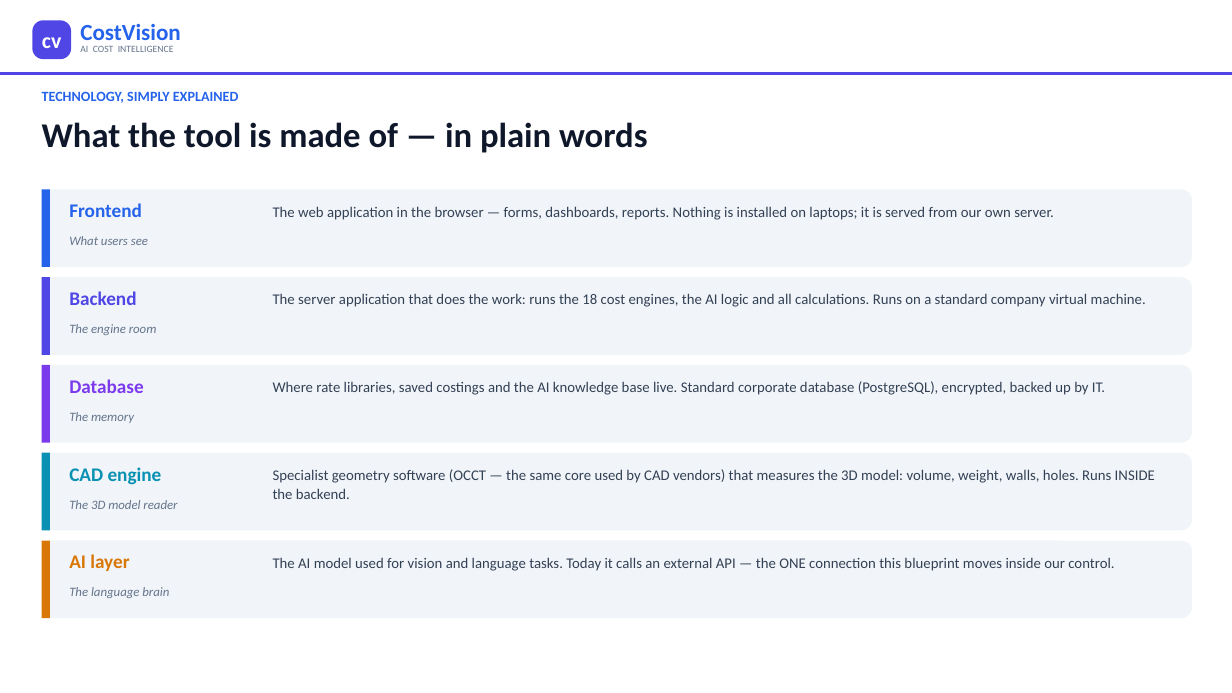
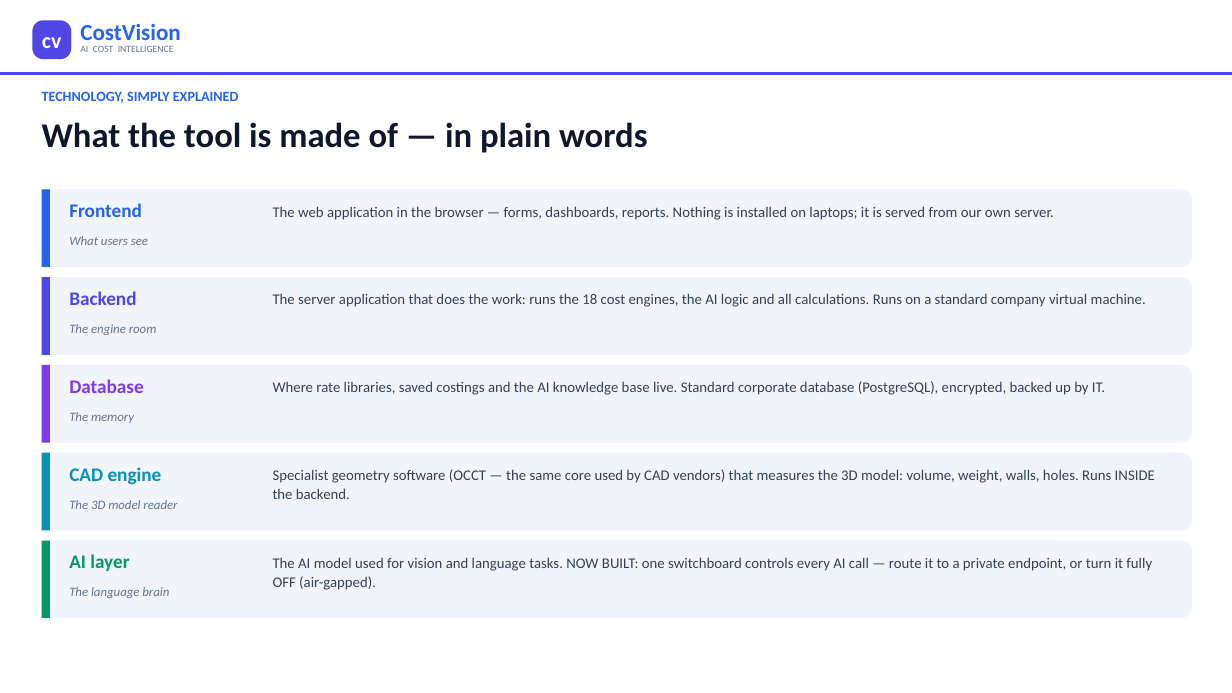
Before and after one commit to bhosaleavinash546/leamington-marathi, a slide deck: slide 4 of CostVision-Implementation-Blueprint.pptx. Drawn at 1232x693 pixels with LibreOffice and Linux fonts; fonts in the diff are those of the drawing. Boxes give left, top, right and bottom in pixels: in the first picture for what was removed or moved away, otherwise in the second. Text is boxed around its words. In the diff, an @@ line names an element or a change of style, - is before the commit and + after.

```diff
--- a/CostVision-Implementation-Blueprint.pptx
+++ b/CostVision-Implementation-Blueprint.pptx
@@ rectangle at (42,541,50,618): fill #D97706 to #059669 @@
@@ text "AI layer" at (69,554,129,571): text colour #D97706 to #059669 @@
@@ text at (273,557,1152,590): text changed @@
-The AI model used for vision and language tasks. Today it calls an external API — the ONE connection this blueprint moves inside our control.
+The AI model used for vision and language tasks. NOW BUILT: one switchboard controls every AI call — route it to a private endpoint, or turn it fully OFF (air-gapped).
```
Also in this commit, not shown: 11 other slides changed, 2 other files.
